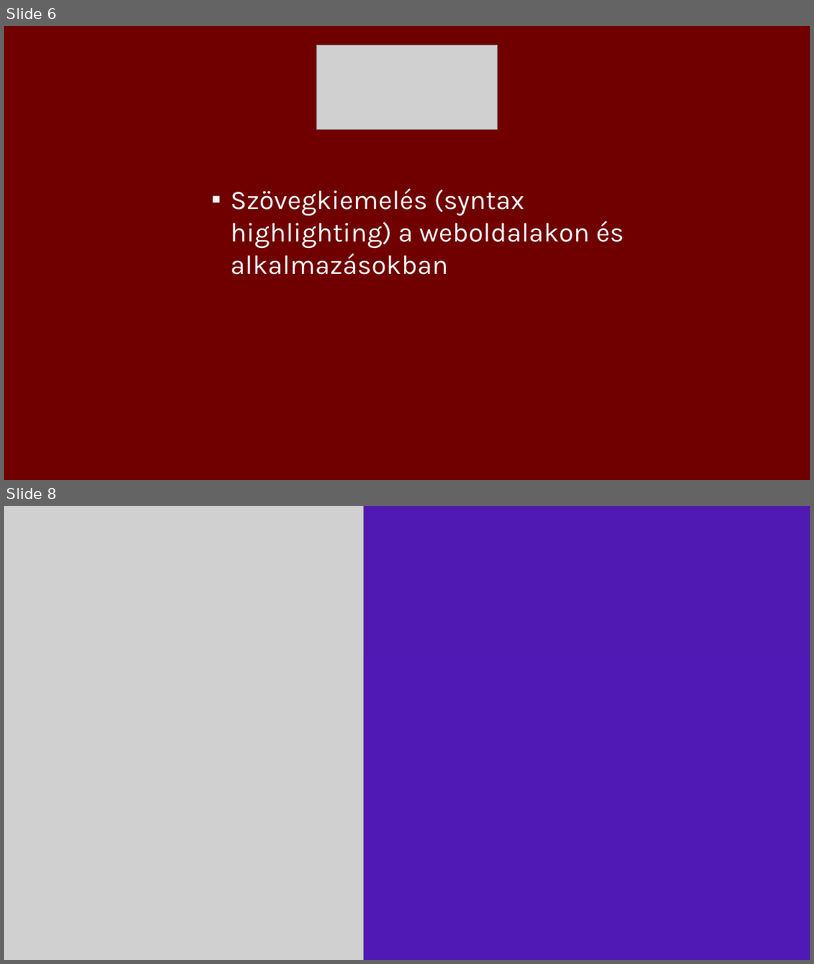
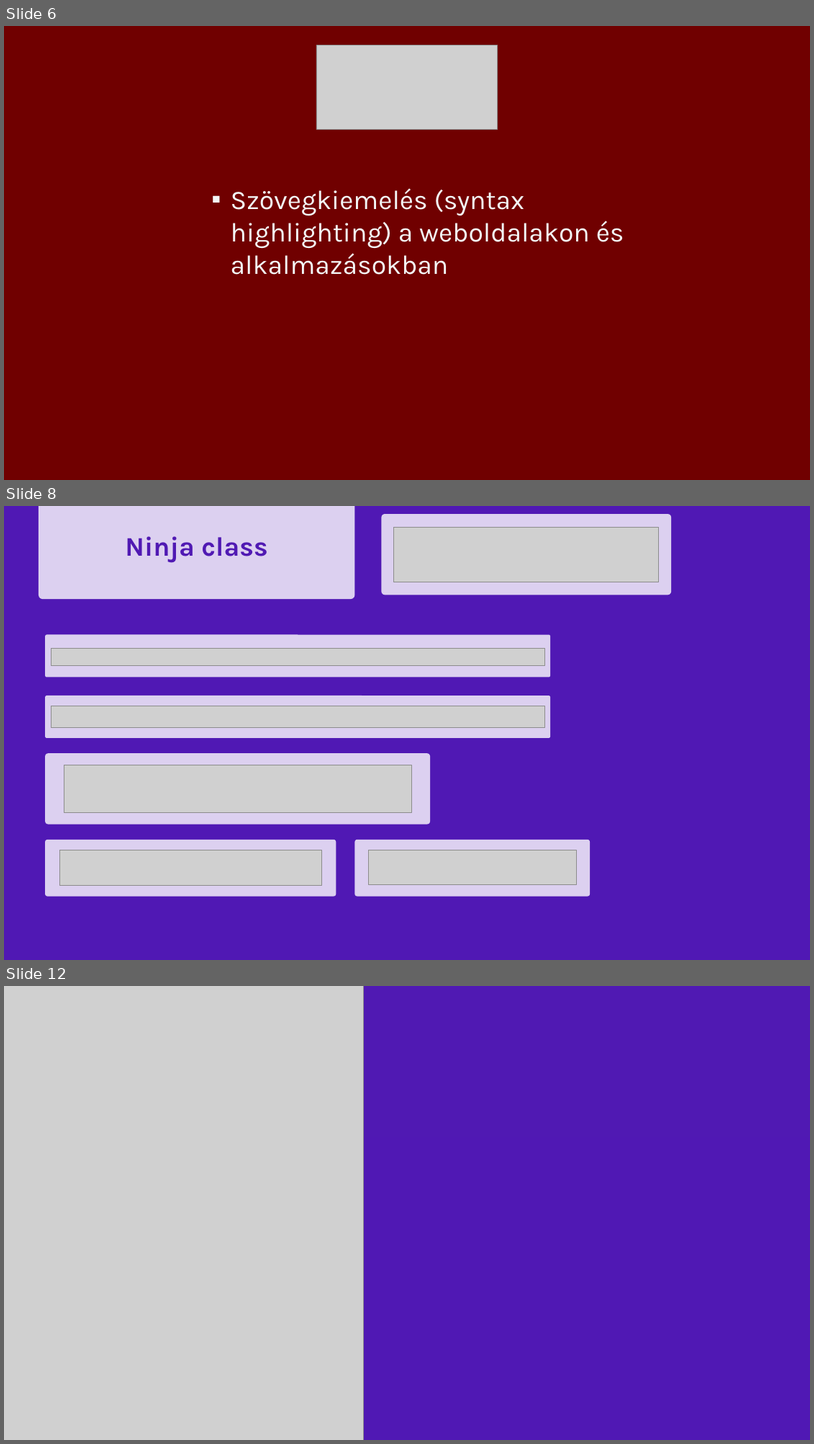
Before and after one commit to Benceszalaiii/HTML-PPT-Project, a slide deck: Prezentáció.pptx. Shown one above the other, each under a label of ours: slides 6 and 8 before the commit, slides 6, 8 and 12 after it; the slides between them are not shown. The pictures are 814x964 and 814x1444 pixels, drawn with LibreOffice and Linux fonts; fonts in the diff are those of the drawing; grey boxes stand for pictures. Boxes give left, top, right and bottom in pixels: in the first picture for what was removed or moved away, otherwise in the second. Text is boxed around its words. In the diff, an @@ line names an element or a change of style, - is before the commit and + after.

```diff
--- a/Prezentáció.pptx
+++ b/Prezentáció.pptx
@@ slide 8 added at [4,506,810,960], background #5018B4 @@
@@ rounded rectangle added at [39,506,355,599], fill #FFFFFF at 80% opacity @@
@@ rounded rectangle added at [381,514,671,595], fill #FFFFFF at 80% opacity @@
@@ picture added at [394,527,659,582] @@
@@ text added at [125,536,268,563], 32 pt, text #5019B3, bold @@
+Ninja class
@@ rounded rectangle added at [45,635,551,677], fill #FFFFFF at 80% opacity @@
@@ picture added at [52,648,545,666] @@
@@ rounded rectangle added at [45,695,551,738], fill #FFFFFF at 80% opacity @@
@@ picture added at [52,705,545,727] @@
@@ rounded rectangle added at [45,754,430,824], fill #FFFFFF at 80% opacity @@
@@ picture added at [64,765,412,812] @@
@@ rounded rectangle added at [45,839,336,896], fill #FFFFFF at 80% opacity @@
@@ picture added at [59,850,322,885] @@
@@ rounded rectangle added at [355,839,590,896], fill #FFFFFF at 80% opacity @@
@@ picture added at [369,850,577,885] @@
@@ what was slide 8 is now slide 12 @@
```
Also in this commit, not shown: 1 slide changed, 3 other slides added.
